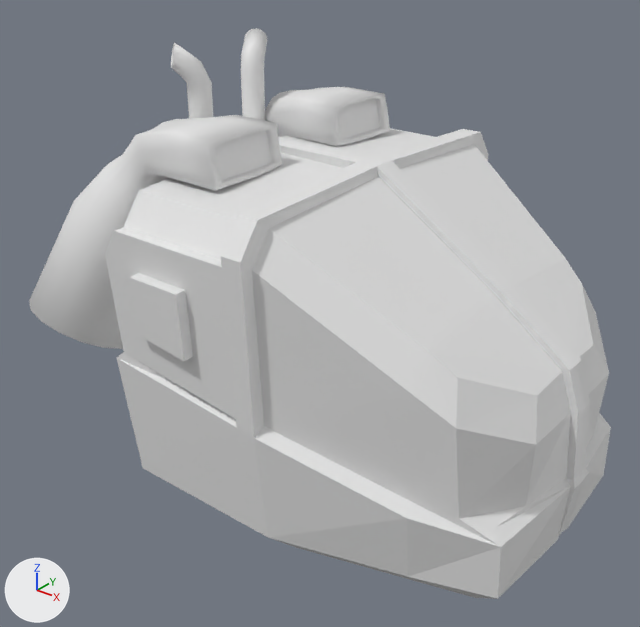
Two versions of the Blender file robot_model/cockpit.blend, one commit apart.
Before and after are seen from a camera (50 mm lens) standing at (2.45, -3.76, 3.5) and looking at (-0.47, -0.11, 1.24). Lighting does not change. The marker at lower left points along +X, +Y and +Z. Materials are left out; every surface is plain grey.

In view in the first picture: 'cockpit', 'exhaust_pipes', 'jet_pack_assembly'.
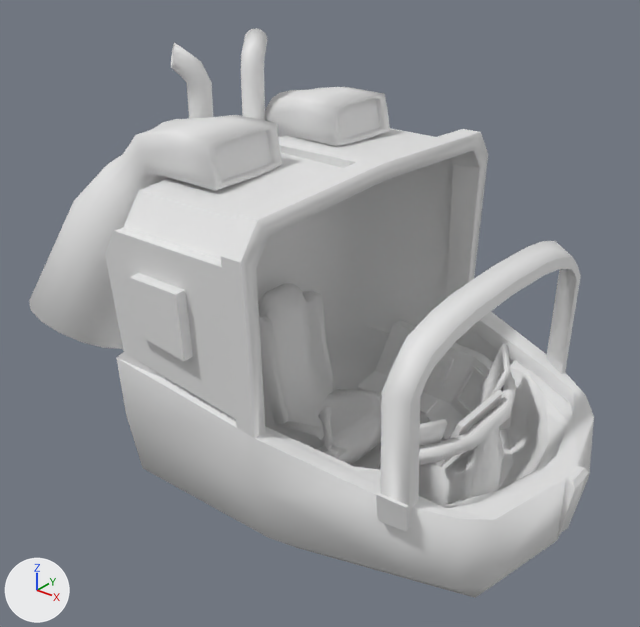
Where the newer file only moved an object's origin or applied its transform, the numbers keep the older frame.

Where the change shows, as pixel boxes [x1, y1, x2, y2] in the pictures (640 x 627 px):
'cockpit', reshaped, modifiers changed: before [105, 128, 611, 599]; after [105, 128, 594, 598]
'cockpit_inside', added: after [256, 158, 572, 509]
'cockpit_mount', added: after [376, 241, 581, 532]
'Cube', added: after [258, 283, 382, 465]
'center_panel', added: after [377, 344, 516, 505]
'side_panels', added: after [356, 320, 515, 478]
'joystick', added: after [318, 407, 338, 456]
'button_consle', added: after [427, 355, 454, 388]
'Cube.003', added: after [317, 445, 349, 460]
part 1 of me_cube_003, added: after [29, 115, 282, 349]
part 2 of me_cube_003, added: after [215, 131, 272, 180]
part 3 of me_cube_002, built on: before [251, 137, 611, 599]; after [117, 137, 594, 597]
part 4 of me_cube_002, shading changed: before [245, 141, 589, 584]; after [474, 141, 589, 534]

The change, as a list of edits to the scene's bpy script:
```text
Change me_cube_003:
    where me_cube_003.from_pydata(...)  # 276 vertices, 223 faces; spans x -2.7..3.59, y 0.0..3.7, z -1.0..1.99
    used by ob_jet_pack_assembly; location = (-1.37, 0.0, 1.317); scale = (0.212, 0.333, 0.525)
    me_cube_003 part 1: the loose piece of 176 vertices spanning x -2.7..3.59, y 0.71..3.7, z -0.59..1.99 is copied, and the copy is mirrored in y about the mesh origin; it spans x -2.7..3.59, y -3.7..-0.71, z -0.59..1.99
    me_cube_003 part 2: the loose piece of 4 vertices spanning x 3.18..3.4, y 0.84..2.18, z 1.56..1.95 is copied, and the copy is moved by (0.0, -3.02, 0.0); it spans x 3.18..3.4, y -2.18..-0.84, z 1.56..1.95
Change me_cube_002:
    remove me_cube_002.from_pydata(...)  # 119 vertices, 107 faces; spans x -1.05..1.33, y 0.0..1.16, z -0.07..2.15
    add me_cube_002.from_pydata(...)  # 232 vertices, 226 faces; spans x -1.05..1.33, y -1.16..1.16, z -0.07..2.15
    me_cube_002 part 3: 9 vertices moved from x 0.05..1.28, y 0.0..1.05, z 0.74..2.06 to x 0.05..1.31, y -0.07..1.02, z 0.73..2.02; 18 vertices removed from x 0.03..1.3, y 0.0..1.0, z 0.33..2.15; 131 vertices added at x -1.05..1.33, y -1.16..1.06, z -0.07..2.15
    me_cube_002 part 4: 13 kept faces spanning x -0.95..1.33, y 0.0..1.12, z -0.07..2.12 are now shaded smooth
Change ob_jet_pack_assembly:
    remove _m = ob_jet_pack_assembly.modifiers.new('Mirror', 'MIRROR')
    remove _m.use_axis = (False, True, False)
    remove _m.use_clip = True
Change ob_cockpit:
    remove _m = ob_cockpit.modifiers.new('Mirror', 'MIRROR')
    remove _m.use_axis = (False, True, False)
    remove _m.use_clip = True
Add ob_cube:
    ob_cube = bpy.data.objects.new('Cube', me_cube_007)  # 186 vertices, 184 faces; spans x -2.24..-0.16, y -0.88..0.88, z 0.39..3.14
    ob_cube.location = (-0.116, 0.0, 0.119)
    ob_cube.scale = (0.362, 0.362, 0.362)
Add ob_side_panels:
    ob_side_panels = bpy.data.objects.new('side_panels', me_cube_006)  # 152 vertices, 136 faces; spans x -0.5..0.56, y -0.9..0.9, z 0.04..0.75
    ob_side_panels.location = (-0.116, 0.0, 0.028)
Add ob_cockpit_inside:
    ob_cockpit_inside = bpy.data.objects.new('cockpit_inside', me_plane)  # 103 vertices, 94 faces; spans x -0.87..1.21, y -1.05..1.05, z 0.15..2.08
    ob_cockpit_inside.location = (-0.158, 0.0, 0.028)
Add ob_cockpit_mount:
    ob_cockpit_mount = bpy.data.objects.new('cockpit_mount', me_cube_000)  # 36 vertices, 32 faces; spans x 0.683..0.835, y 0.0..0.937, z 0.671..1.742; modifiers MIRROR
    ob_cockpit_mount.location = (-0.158, 0.0, 0.028)
Add ob_center_panel:
    ob_center_panel = bpy.data.objects.new('center_panel', me_cube)  # 153 vertices, 136 faces; spans x 0.17..1.66, y -1.24..1.24, z 0.27..2.0
    ob_center_panel.location = (-0.116, 0.0, 0.028)
    ob_center_panel.scale = (0.496, 0.496, 0.496)
Add ob_joystick:
    ob_joystick = bpy.data.objects.new('joystick', me_cylinder)  # 108 vertices, 98 faces; spans x -0.9..1.8, y -0.8..0.8, z -1.7..16.0
    ob_joystick.location = (-0.176, -0.384, 0.54)
    ob_joystick.rotation_euler = (0.0, -0.402, 0.0)  # degrees (0, -23, 0)
    ob_joystick.scale = (0.0628, 0.0628, 0.0175)
Add ob_button_consle:
    ob_button_consle = bpy.data.objects.new('button_consle', me_cube_008)  # 16 vertices, 14 faces; spans x -0.7..0.7, y -0.86..0.86, z -0.79..0.93
    ob_button_consle.location = (-0.206, 0.707, 0.637)
    ob_button_consle.rotation_euler = (0.0563, -1.072, 1.423)  # degrees (3.2, -61, 82)
    ob_button_consle.scale = (0.144, 0.199, 0.0218)
Add ob_cube_003:
    ob_cube_003 = bpy.data.objects.new('Cube.003', me_cube_021)  # 24 vertices, 22 faces; spans x -2.85..0.54, y -1.39..1.39, z -0.32..7.69
    ob_cube_003.location = (-0.119, -0.379, 0.175)
    ob_cube_003.scale = (0.0485, 0.0485, 0.0485)
```
